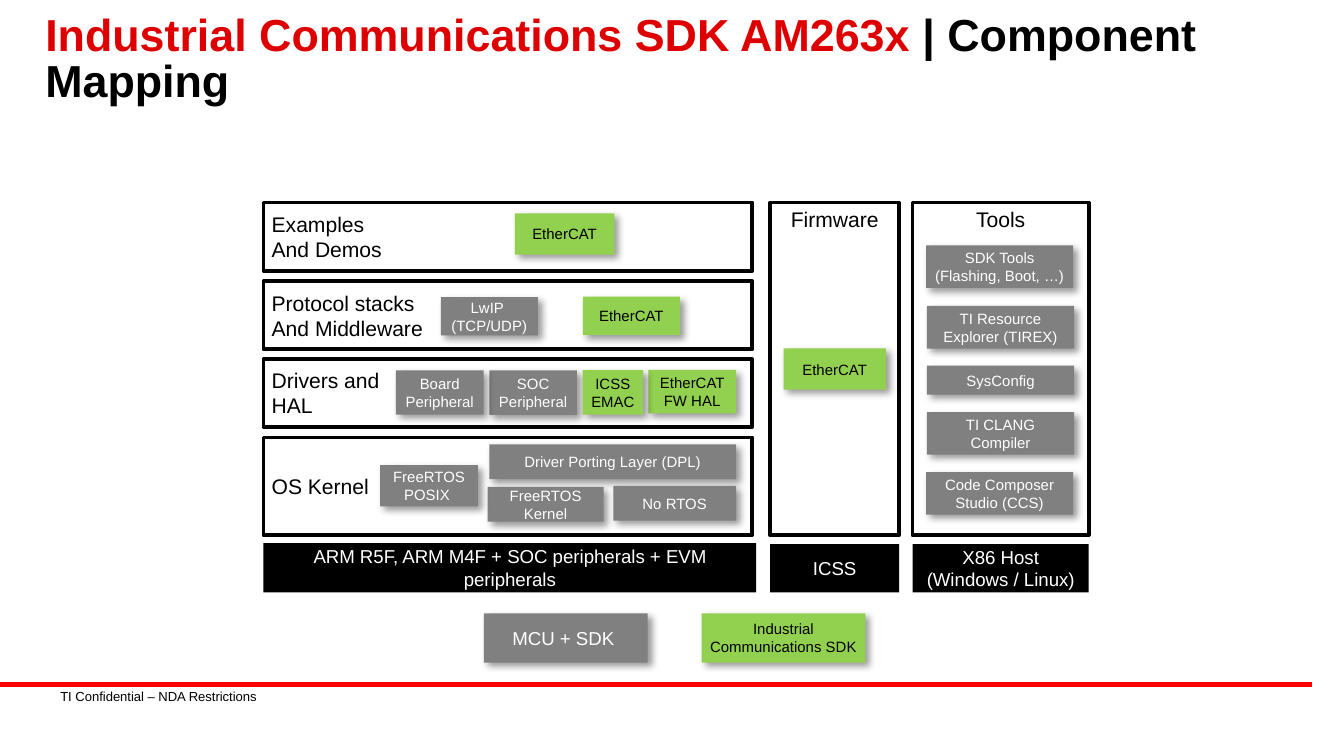
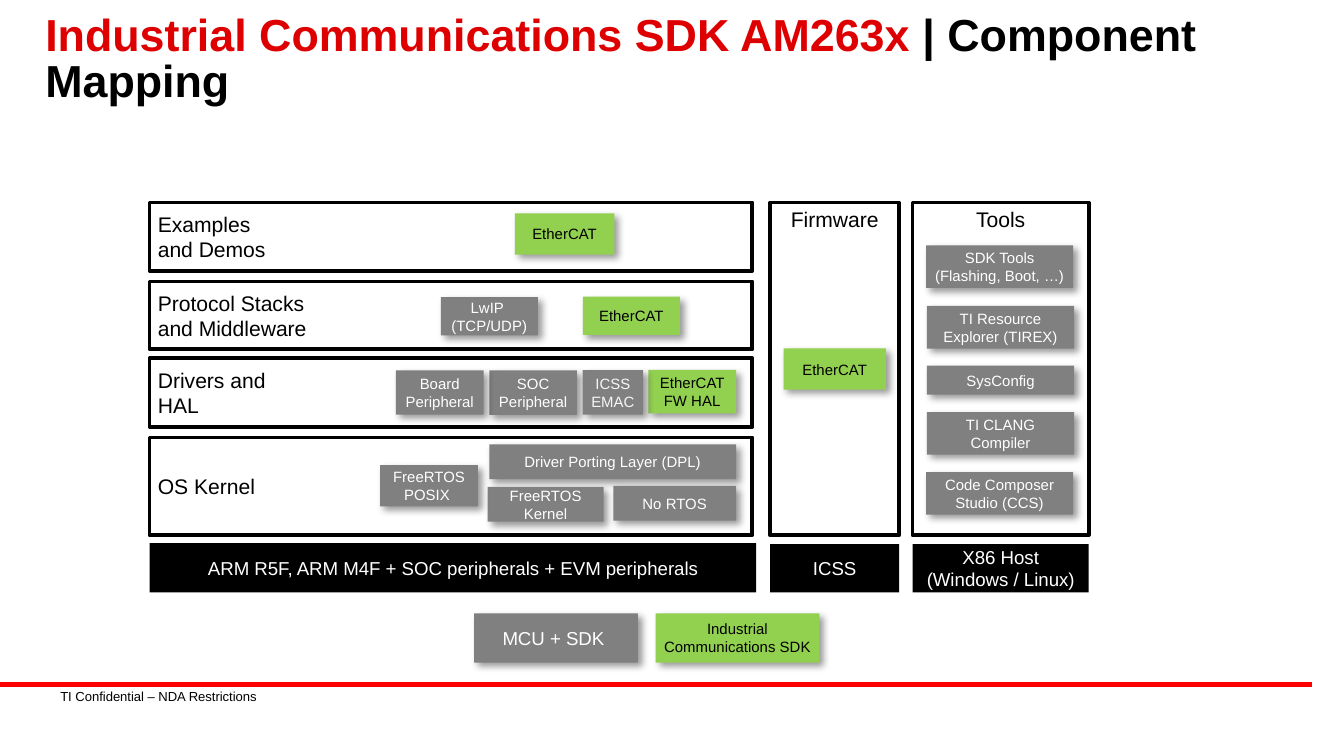
Before and after one commit to TexasInstruments/ind-comms-sdk, a slide deck: slide 2 of docs_src/docs/api_guide/images/images.pptx. Drawn at 1344x756 pixels with LibreOffice and Linux fonts; fonts in the diff are those of the drawing; background and template pictures are left out. Boxes give left, top, right and bottom in pixels: in the first picture for what was removed or moved away, otherwise in the second. Text is boxed around its words. In the diff, an @@ line names an element or a change of style, - is before the commit and + after.

```diff
--- a/docs_src/docs/api_guide/images/images.pptx
+++ b/docs_src/docs/api_guide/images/images.pptx
@@ rectangle "Examples": place and size @@
-rectangle "Examples" at [263, 203, 753, 271]
+rectangle "Examples" at [149, 203, 753, 271]
@@ text in rectangle at [158, 241, 266, 258]: text changed @@
-And Demos
+and Demos
@@ rectangle "Protocol Stacks": place and size @@
-rectangle "Protocol Stacks" at [263, 281, 753, 349]
+rectangle "Protocol Stacks" at [149, 281, 753, 349]
@@ text in rectangle at [158, 295, 307, 337]: text changed @@
-Protocol stacks
-And Middleware
+Protocol Stacks
+and Middleware
@@ rectangle "Drivers and": place and size @@
-rectangle "Drivers and" at [263, 359, 753, 426]
+rectangle "Drivers and" at [149, 359, 753, 427]
@@ rectangle "ICSS EMAC" at [583, 370, 644, 414]: text colour #000000 to #F6F6F6; fill #92D050 to #808080 @@
@@ rectangle "OS Kernel": place and size @@
-rectangle "OS Kernel" at [263, 438, 753, 536]
+rectangle "OS Kernel" at [149, 438, 753, 536]
@@ rectangle "ARM R5F, ARM M4F + ...": place and size @@
-rectangle "ARM R5F, ARM M4F + ..." at [263, 543, 757, 593]
+rectangle "ARM R5F, ARM M4F + ..." at [149, 543, 755, 593]
@@ rectangle "MCU + SDK": place and size @@
-rectangle "MCU + SDK" at [484, 613, 648, 663]
+rectangle "MCU + SDK" at [474, 613, 638, 663]
@@ rectangle "Industrial Communications SDK": place and size @@
-rectangle "Industrial Communications SDK" at [702, 613, 866, 663]
+rectangle "Industrial Communications SDK" at [656, 613, 820, 663]
```
Also in this commit, not shown: 1 other slide changed, 2 other files.
